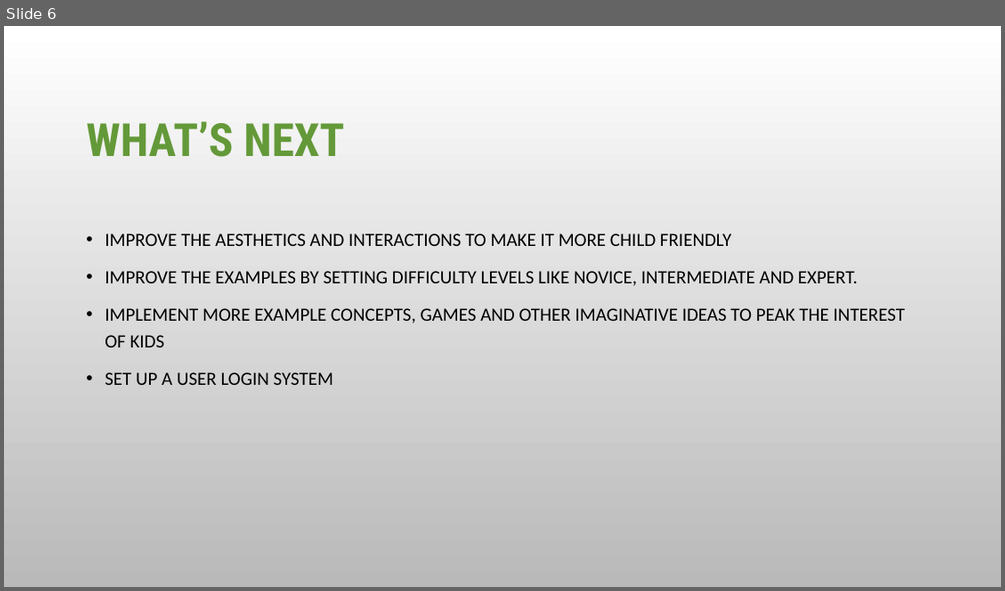
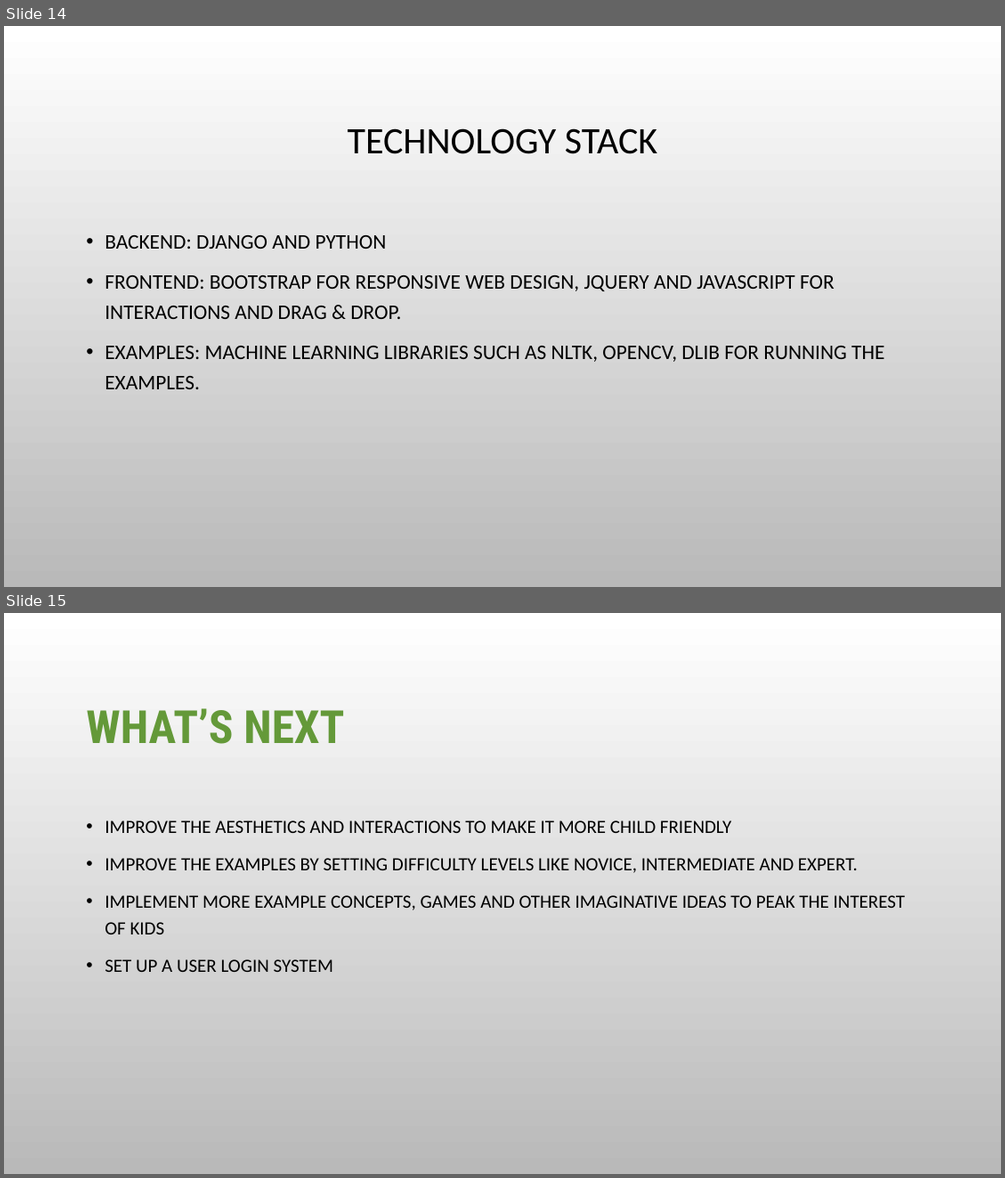
Before and after one commit to Aamir185/AI_Literacy_Tool_Capstone_T2_2020, a slide deck: Team_Contributions/Alwin/Pitch video/Pitch video slides.pptx. Shown one above the other, each under a label of ours: slide 6 before the commit, slides 14 and 15 after it. The pictures are 1005x591 and 1005x1178 pixels, drawn with LibreOffice and Linux fonts; fonts in the diff are those of the drawing; background and template pictures are left out. Boxes give left, top, right and bottom in pixels: in the first picture for what was removed or moved away, otherwise in the second. Text is boxed around its words. In the diff, an @@ line names an element or a change of style, - is before the commit and + after.

```diff
--- a/Team_Contributions/Alwin/Pitch video/Pitch video slides.pptx
+++ b/Team_Contributions/Alwin/Pitch video/Pitch video slides.pptx
@@ slide 14 added at [4,26,1001,587], background picture (left out) @@
@@ title added at [348,128,657,154], 36 pt, text #000000 @@
+TECHNOLOGY STACK
@@ text added at [105,235,884,389], 20 pt, text #000000 @@
+• BACKEND: DJANGO AND PYTHON
+• FRONTEND: BOOTSTRAP FOR RESPONSIVE WEB DESIGN, JQUERY AND JAVASCRIPT FOR INTERACTIONS AND DRAG & DROP.
+• EXAMPLES: MACHINE LEARNING LIBRARIES SUCH AS NLTK, OPENCV, DLIB FOR RUNNING THE EXAMPLES.
@@ what was slide 6 is now slide 15 @@
```
Also in this commit, not shown: 5 slides changed, 13 other slides added.
